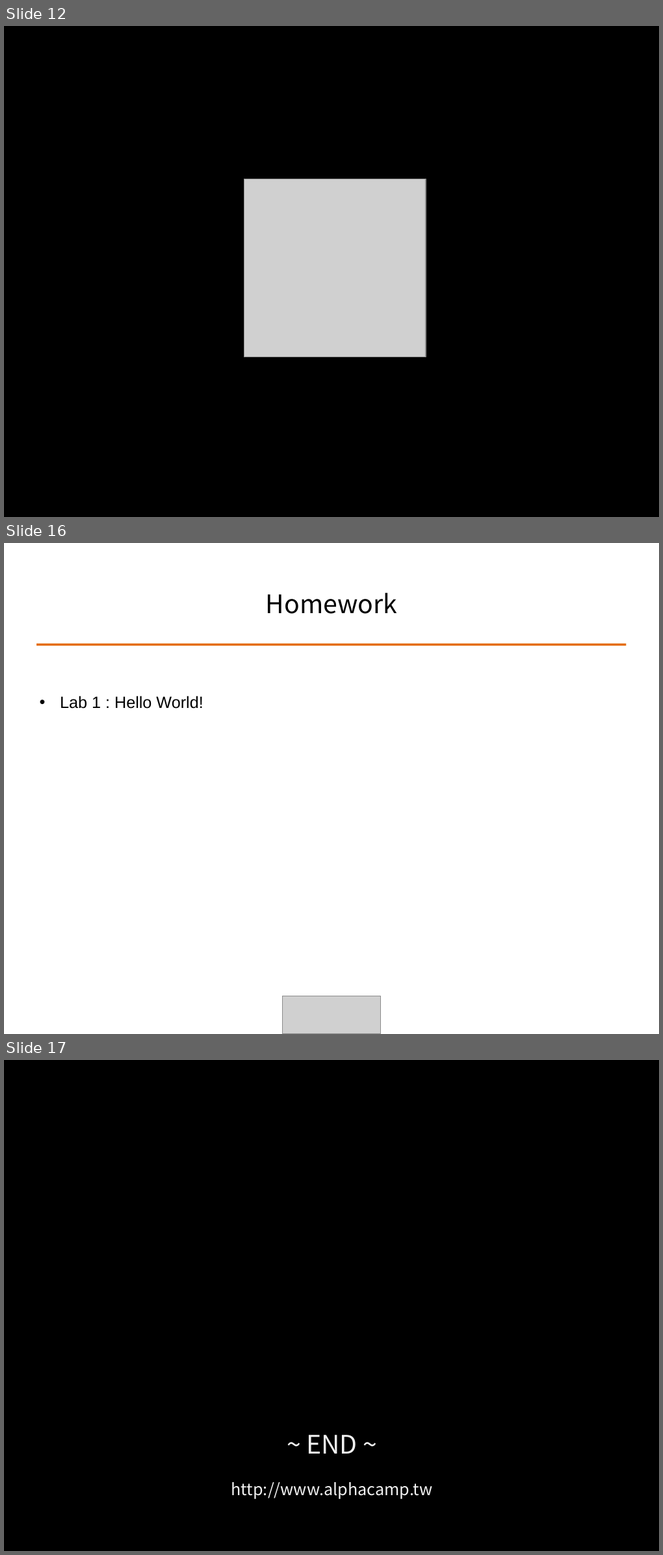
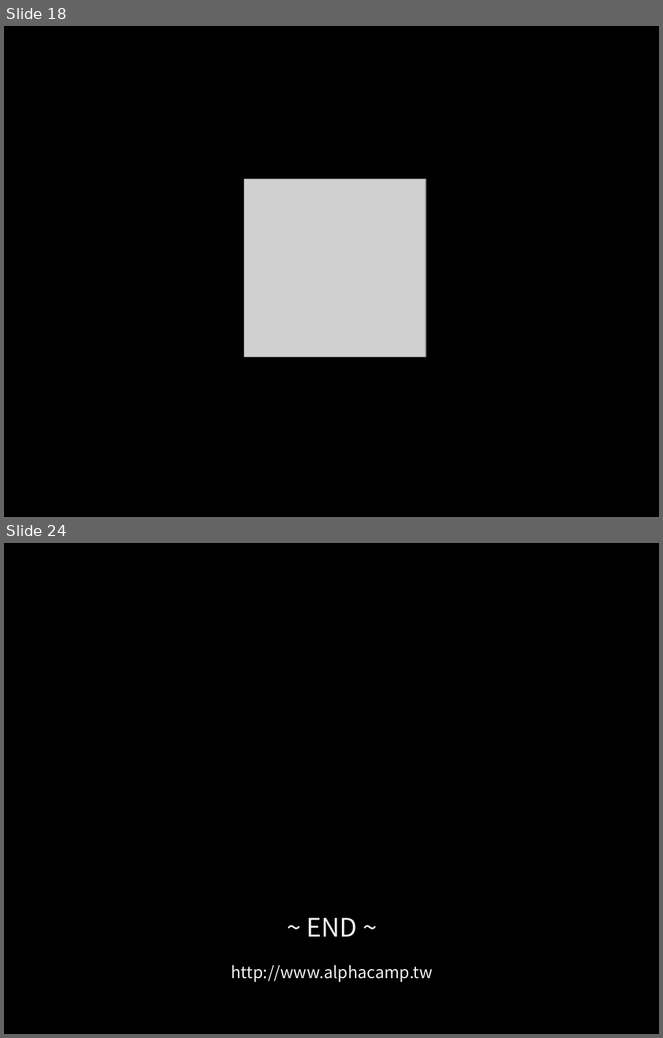
Before and after one commit to ALPHACamp/Camp-3-iOS-Dev, a slide deck: Class presentation/Week2 - Shyne/10-13-2014.ppt. Shown one above the other, each under a label of ours: slides 12, 16 and 17 before the commit, slides 18 and 24 after it; the slides between them are not shown. The pictures are 663x1555 and 663x1038 pixels, drawn with LibreOffice and Linux fonts; fonts in the diff are those of the drawing; grey boxes stand for pictures. Boxes give left, top, right and bottom in pixels: in the first picture for what was removed or moved away, otherwise in the second. Text is boxed around its words. In the diff, an @@ line names an element or a change of style, - is before the commit and + after.

```diff
--- a/Class presentation/Week2 - Shyne/10-13-2014.ppt
+++ b/Class presentation/Week2 - Shyne/10-13-2014.ppt
@@ slide 16 removed at <box>4,543,659,1034</box>, background #FFFFFF @@
@@ title removed at <box>266,592,397,614</box> @@
-Homework
@@ line removed from (36, 644) to (627, 644) @@
@@ text removed at <box>60,696,203,709</box> @@
-• Lab 1 : Hello World!
@@ picture removed at <box>282,997,381,1034</box> @@
@@ what was slide 12 is now slide 18 @@
@@ what was slide 17 is now slide 24 @@
```
Also in this commit, not shown: 2 slides changed, 15 slides added, 7 other slides removed, 3 other files.
